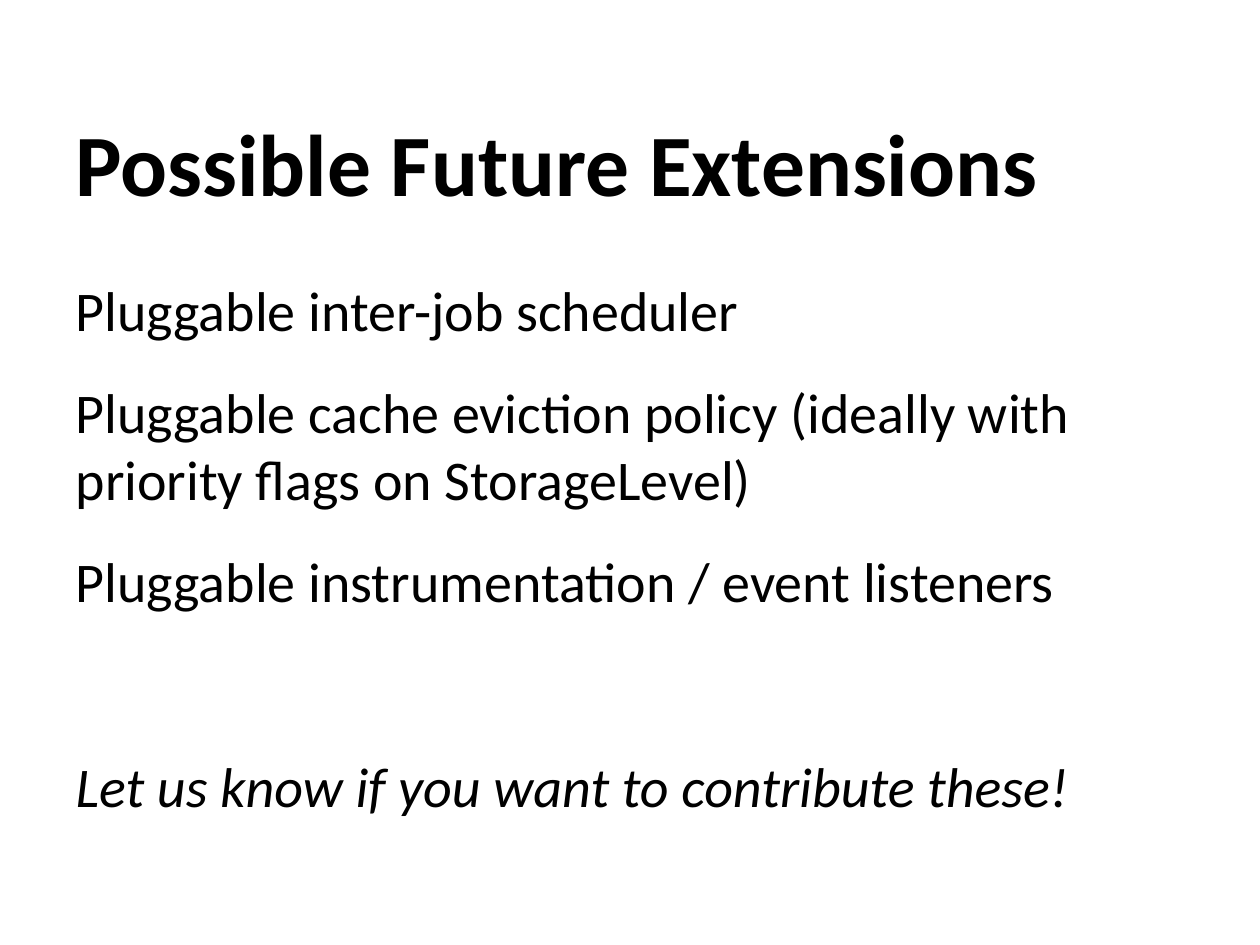
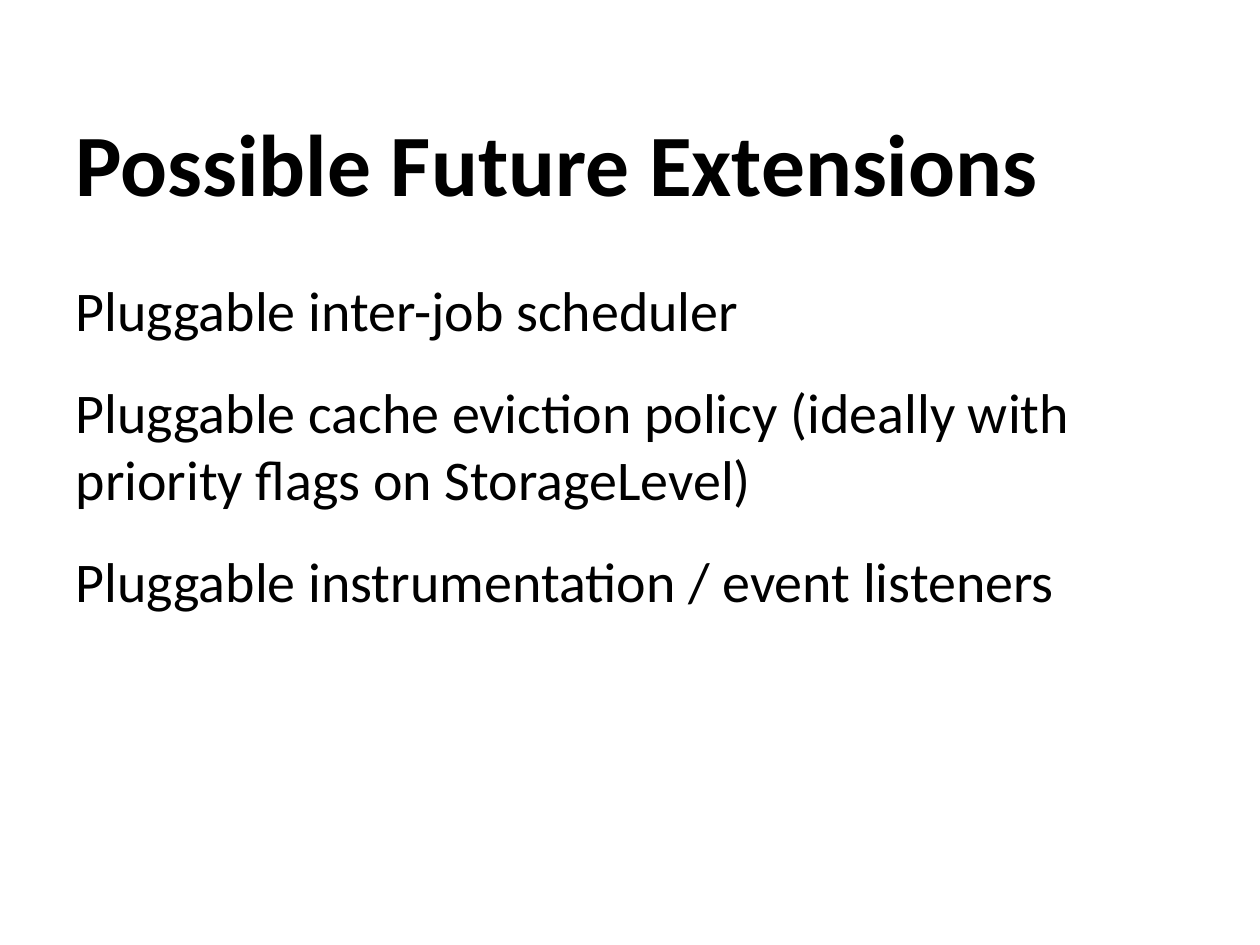
Before and after one commit to mahtabgodara/spark-repo, a slide deck: slide 97 of slides/RDD-4-spark.pptx. Drawn at 1260x945 pixels with LibreOffice and Linux fonts; fonts in the diff are those of the drawing. Boxes give left, top, right and bottom in pixels: in the first picture for what was removed or moved away, otherwise in the second. Text is boxed around its words. In the diff, an @@ line names an element or a change of style, - is before the commit and + after.

```diff
--- a/slides/RDD-4-spark.pptx
+++ b/slides/RDD-4-spark.pptx
@@ text at box(76, 768, 1068, 816): paragraph removed @@
-Let us know if you want to contribute these!
```
Also in this commit, not shown: 7 other slides changed, 3 other files.
